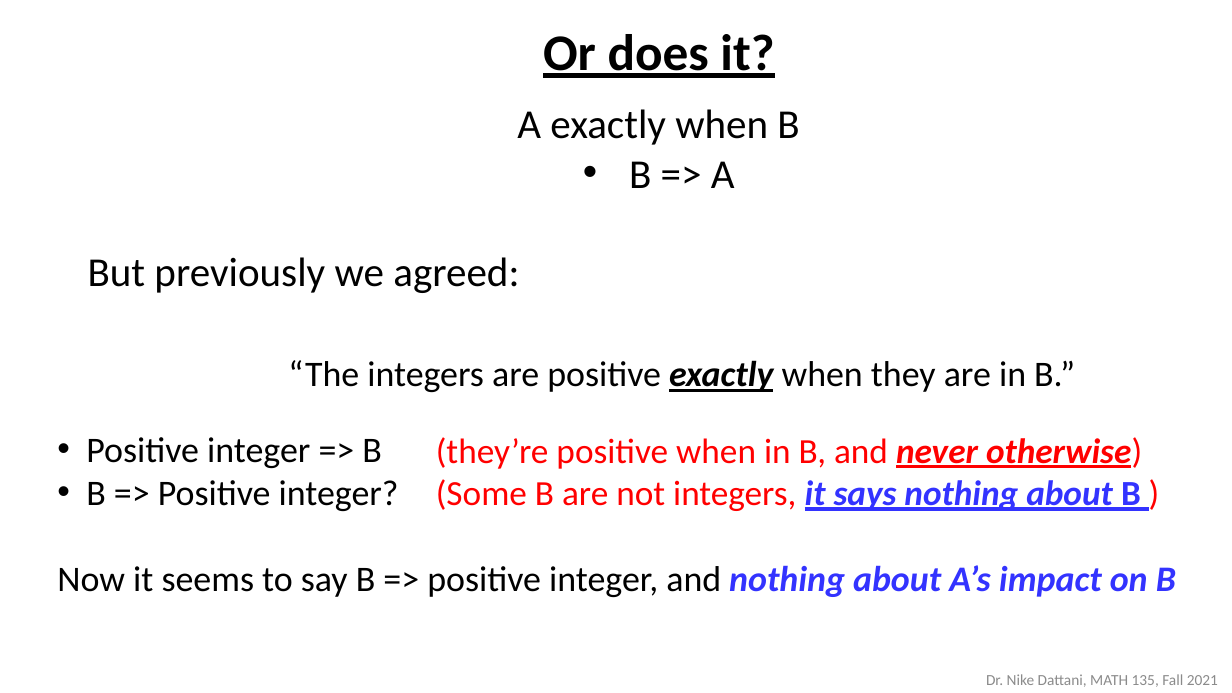
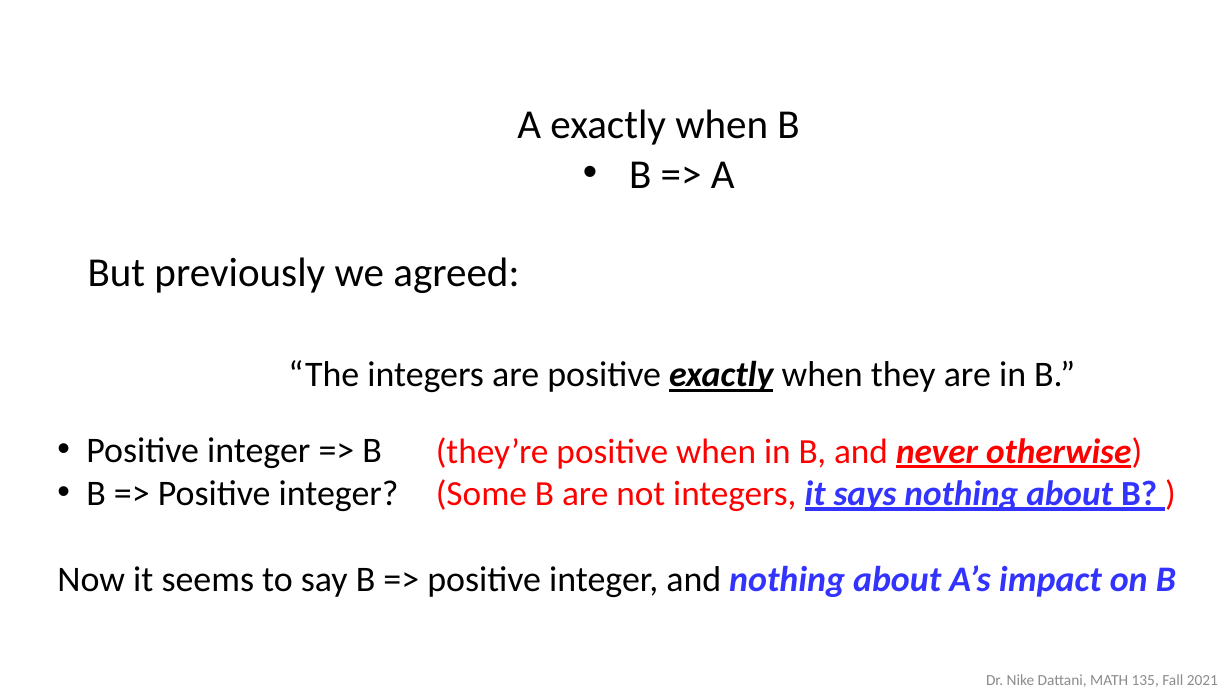
Before and after one commit to ndattani/Lecture_Notes, a slide deck: slide 14 of University_of_Waterloo/Fall_2021/MATH135/UW_Fall2021_MATH135_Lecture6.pptx. Drawn at 1232x693 pixels with LibreOffice and Linux fonts; fonts in the diff are those of the drawing. Boxes give left, top, right and bottom in pixels: in the first picture for what was removed or moved away, otherwise in the second. Text is boxed around its words. In the diff, an @@ line names an element or a change of style, - is before the commit and + after.

```diff
--- a/University_of_Waterloo/Fall_2021/MATH135/UW_Fall2021_MATH135_Lecture6.pptx
+++ b/University_of_Waterloo/Fall_2021/MATH135/UW_Fall2021_MATH135_Lecture6.pptx
@@ text at (543, 34, 774, 78): paragraph removed @@
-  Or does it?
@@ text at (436, 479, 1157, 511): text changed @@
-  (Some B are not integers, it says nothing about B )
+  (Some B are not integers, it says nothing about B? )
```
Also in this commit, not shown: 4 other slides changed, 5 other files.
